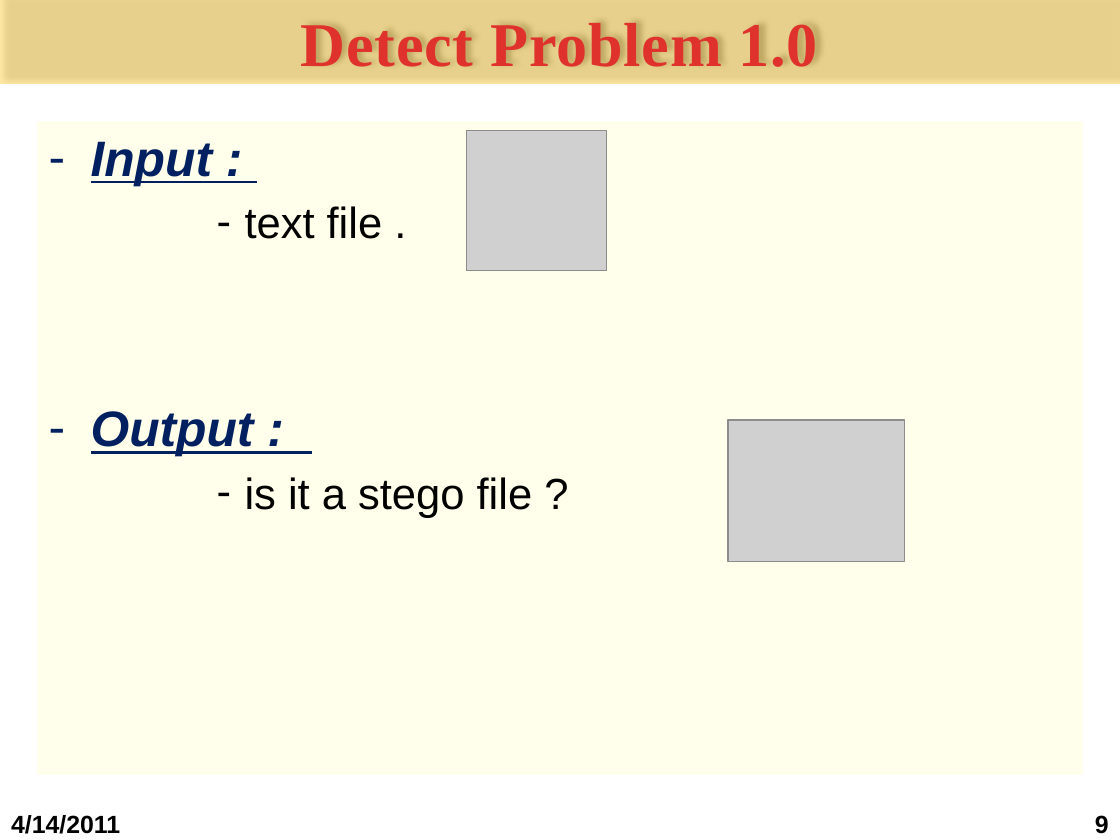
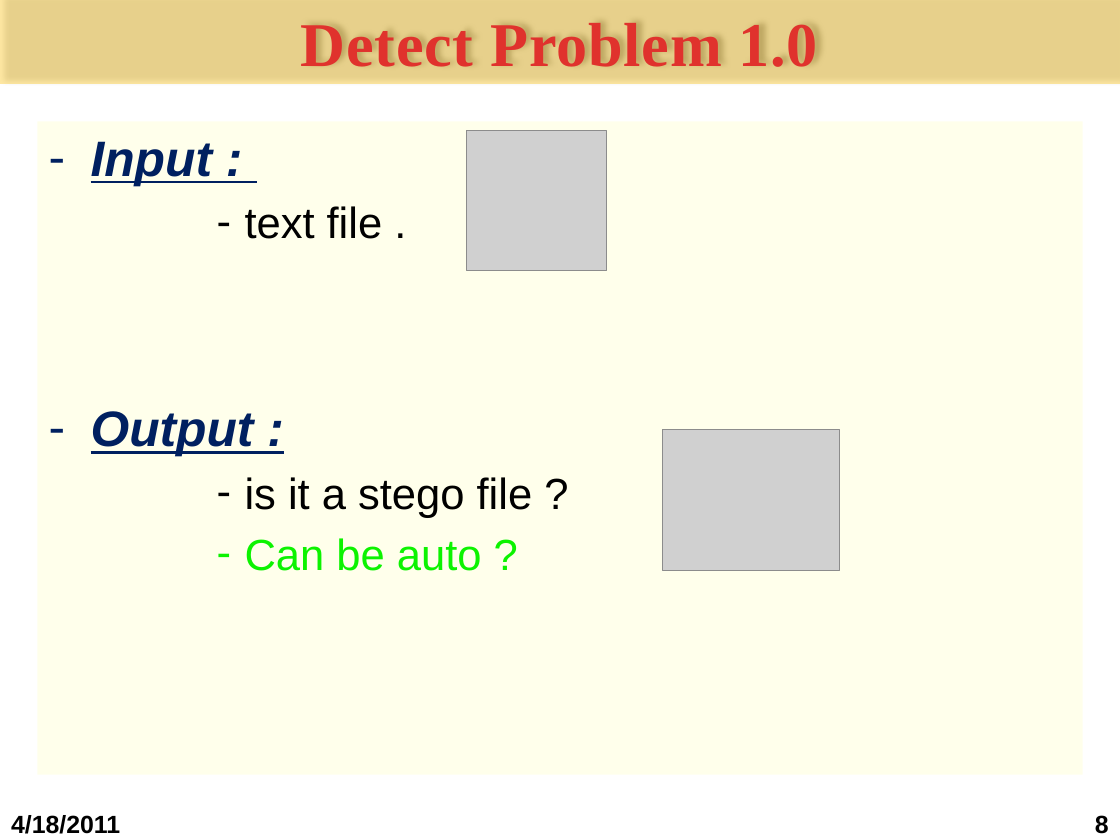
Before and after one commit to bomong/steganography-khtn-2011, a slide deck: slide 8 of Seminar cuoi ky/1.Bao cao/Slide bao cao.pptx (slide 9 before the commit). Drawn at 1120x840 pixels with LibreOffice and Linux fonts; fonts in the diff are those of the drawing; grey boxes stand for pictures; background and template pictures are left out. Boxes give left, top, right and bottom in pixels: in the first picture for what was removed or moved away, otherwise in the second. Text is boxed around its words. In the diff, an @@ line names an element or a change of style, - is before the commit and + after.

```diff
--- a/Seminar cuoi ky/1.Bao cao/Slide bao cao.pptx
+++ b/Seminar cuoi ky/1.Bao cao/Slide bao cao.pptx
@@ picture: place and size @@
-picture at [728, 420, 905, 561]
+picture at [663, 429, 840, 570]
@@ text at [245, 538, 482, 571]: paragraph added @@
+      – Can be auto ?
@@ text at [11, 815, 120, 834]: text changed @@
-4/14/2011
+4/18/2011
@@ page number at [1095, 815, 1109, 834]: text changed @@
-9
+8
```
Also in this commit, not shown: 22 other slides changed, 1 slide added, 6 slides removed, 4 other files.
